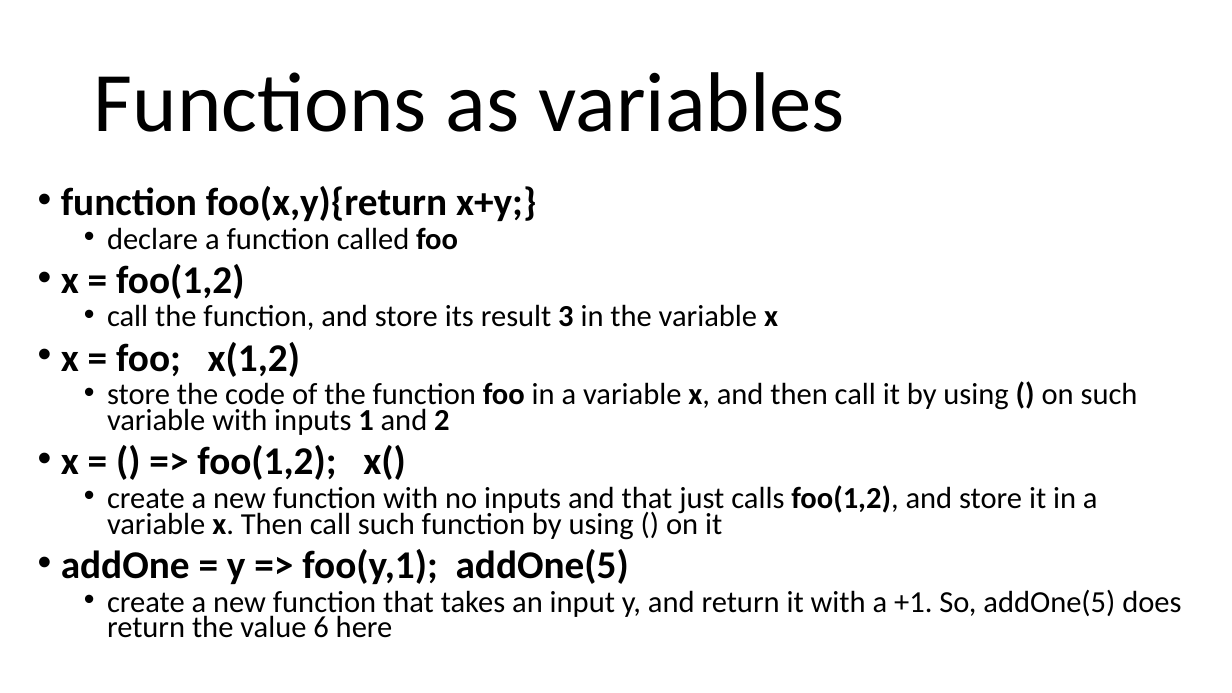
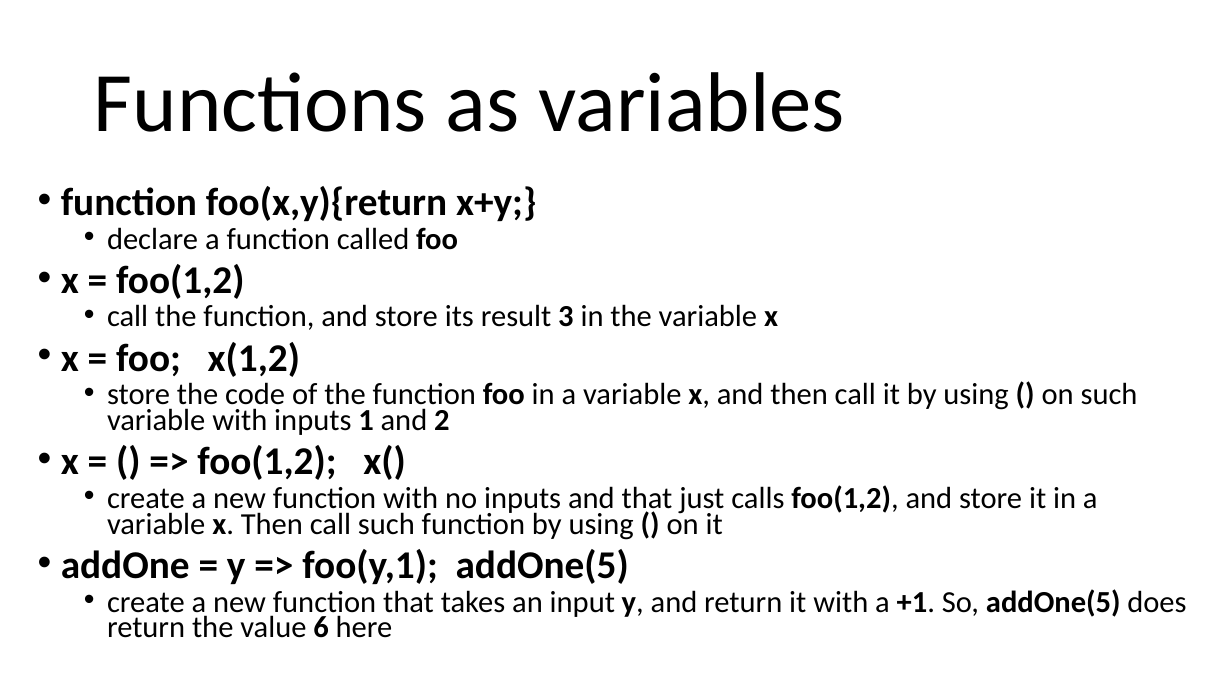
Before and after one commit to arcuri82/web_development_and_api_design, a slide deck: slide 35 of docs/slides/lesson_01.pptx. Drawn at 1232x693 pixels with LibreOffice and Linux fonts; fonts in the diff are those of the drawing. Boxes give left, top, right and bottom in pixels: in the first picture for what was removed or moved away, otherwise in the second. Text is boxed around its words. In the diff, an @@ line names an element or a change of style, - is before the commit and + after.

```diff
--- a/docs/slides/lesson_01.pptx
+++ b/docs/slides/lesson_01.pptx
@@ text at (x1=107, y1=485, x2=1186, y2=638): bold on in "()", "y, +1. addOne(5) 6" @@
```
Also in this commit, not shown: 2 other slides changed, 7 slides added, 1 other file.
